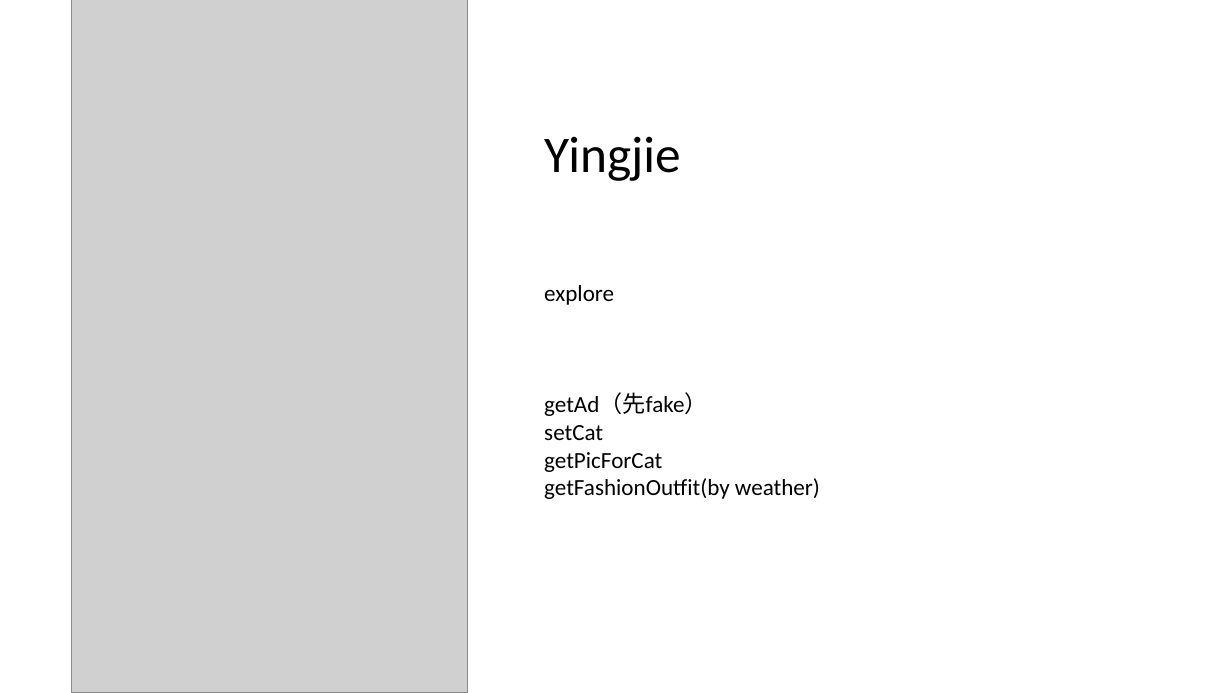
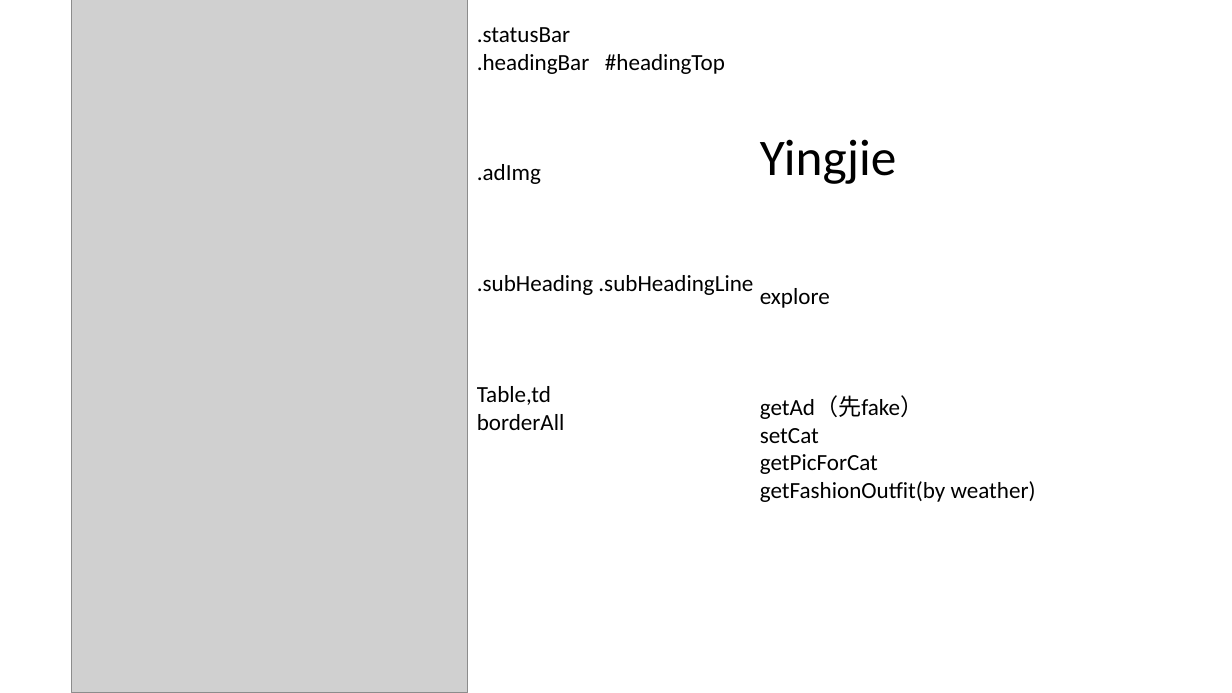
Before and after one commit to Christ1992/group-7-Biz-Lab, a slide deck: slide 7 of Model函数指导.pptx (slide 6 before the commit). Drawn at 1232x693 pixels with LibreOffice and Linux fonts; fonts in the diff are those of the drawing; grey boxes stand for pictures. Boxes give left, top, right and bottom in pixels: in the first picture for what was removed or moved away, otherwise in the second. Text is boxed around its words. In the diff, an @@ line names an element or a change of style, - is before the commit and + after.

Commit message:
explore+search

```diff
--- a/Model函数指导.pptx
+++ b/Model函数指导.pptx
@@ text added at bbox=[477, 27, 753, 430], 18 pt, text #000000 @@
+.statusBar
+.headingBar #headingTop
+.adImg
+.subHeading .subHeadingLine
+Table,td
+borderAll
@@ text "Yingjie": place and size @@
-text "Yingjie" at bbox=[544, 136, 681, 181]
+text "Yingjie" at bbox=[760, 139, 897, 184]
@@ text "explore": place and size @@
-text "explore" at bbox=[544, 285, 820, 499]
+text "explore" at bbox=[760, 288, 1036, 502]
```
Also in this commit, not shown: 1 slide added, 18 other files.
